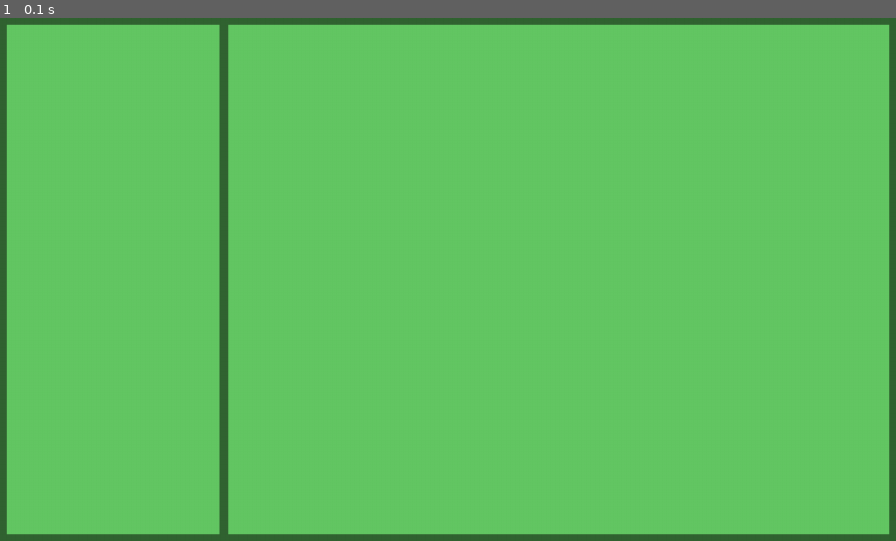
Above: before the commit, frame 1.
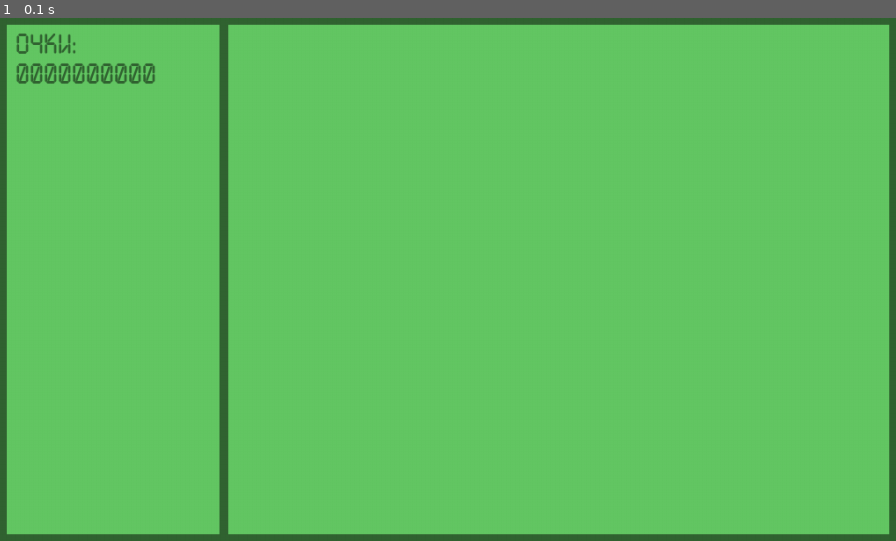
Above: after the commit, the same moment.

Repository: BlackGn0m/PyGameLearn
Game: pygame game, started from Snake/Snake.py
Same seed, same stepped clock (60 frames per second), same inputs: the game is played once before the commit and once after it.
Inputs:
- Up to frame 1 (0.1 s): no input

The runs differ from the first frame. In frame 1, 0.5% of the frame differs, in the area x 1-18%, y 2-13%.

Commit message:
Add show game info

Diff:
--- a/Snake/Snake.py
+++ b/Snake/Snake.py
@@ -34,6 +34,7 @@
                     continue
                 if event.key == pygame.K_UP:
                     # Move up
+                    # playingField.addScore(1)
                     pass
                 if event.key == pygame.K_DOWN:
                     # Move down
--- a/Snake/const.py
+++ b/Snake/const.py
@@ -4,10 +4,12 @@
         self._basewidth = 1024
         self._baseheight = 600
         self._fps = 60
+        self._scorefontsize = 30
 
         # Colors
         self._bgcolor = (100, 200, 100)
         self._bordercolor = (50, 100, 50)
+        self._scorecolor = (50, 100, 50)
 
         # Ratios
         self._marginratio = 0.017
@@ -50,3 +52,11 @@
     @property
     def FIELDRATIO(self):
         return self._fieldratio
+
+    @property
+    def SCORECOLOR(self):
+        return self._scorecolor
+
+    @property
+    def SCOREFONTSIZE(self):
+        return self._scorefontsize
--- a/Snake/playingfield.py
+++ b/Snake/playingfield.py
@@ -14,7 +14,10 @@
         self._height = 0
         self._margin = 0
         self._fieldrect = ()
+        self._score = 0
         # self._menurect = ()
+        self._font = pygame.font.Font('res/a_lcdnova.ttf',
+                                      self._const.SCOREFONTSIZE)
         self.changeDisplay(display)
         pass
 
@@ -38,4 +41,34 @@
 
         pygame.draw.line(self._display, self._const.BORDERCOLOR, (x, 0),
                          (x, self._height), self._margin)
+        self._showGameInfo()
+        if self._const.DEBUG:
+            self._showgrid()
         pass
+
+    def _showGameInfo(self):
+        if self._display is None:
+            return
+        x = self._margin * 2
+        y = self._margin * 2
+        dy = self._font.get_height()
+        dy += dy // 2
+        tmpSurf = self._font.render('ОЧКИ:', True, self._const.SCORECOLOR)
+        self._display.blit(tmpSurf, (x, y))
+        y += dy
+        scorestr = '{:010d}'.format(self._score)
+        tmpSurf = self._font.render(scorestr, True, self._const.SCORECOLOR)
+        self._display.blit(tmpSurf, (x, y))
+
+
+    @property
+    def score(self):
+        return self._score
+
+    def addScore(self, addpoints):
+        if addpoints > 0:
+            self._score += addpoints
+
+    def _showgrid(self):
+        if self._display is None:
+            return
